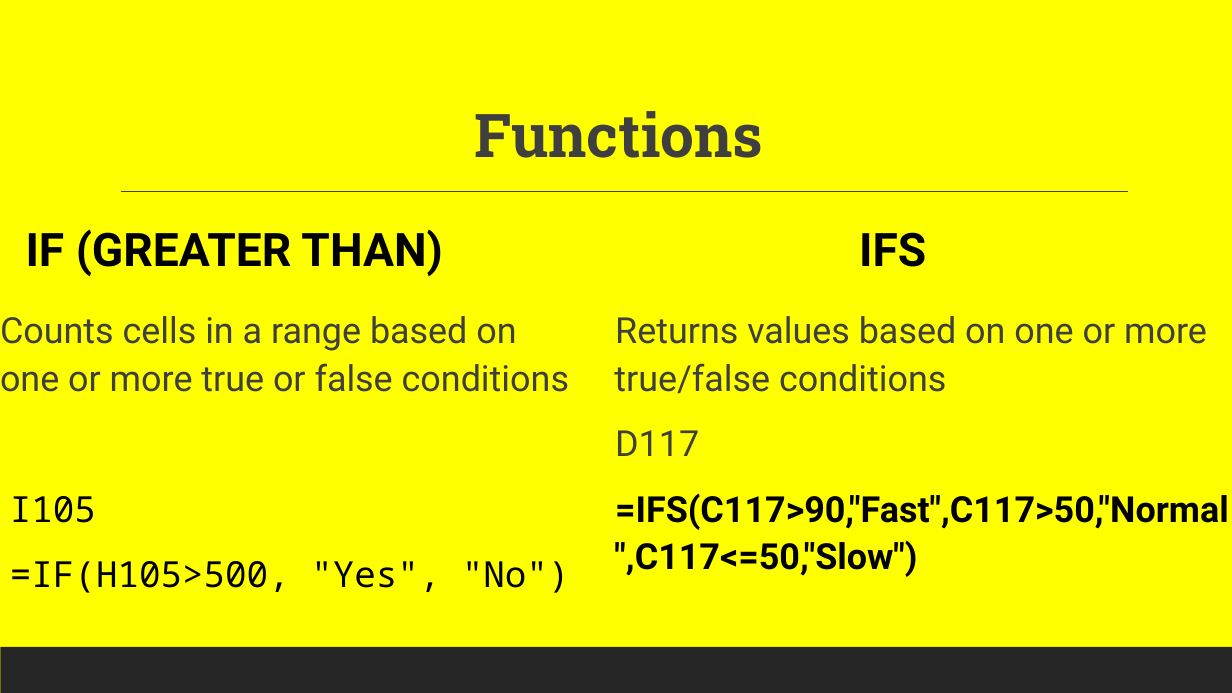
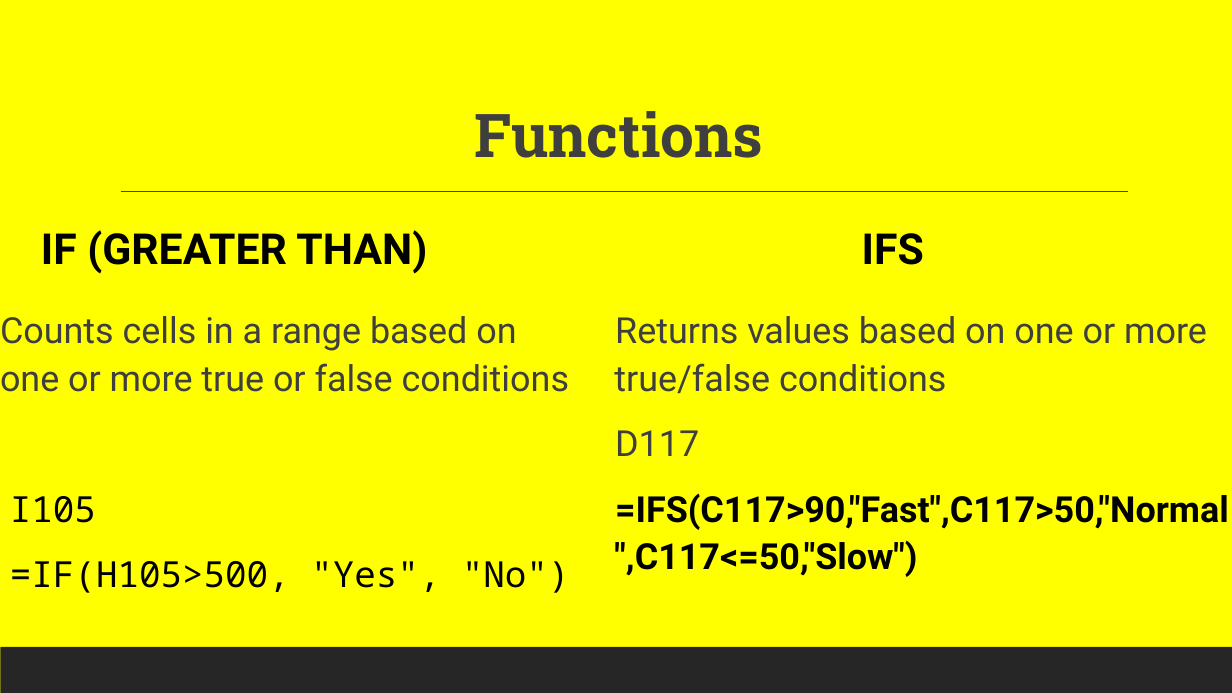
Before and after one commit to torres11991/dap-curriculum, a slide deck: slide 13 of Section03/Excel.pptx (slide 31 before the commit). Drawn at 1232x693 pixels with LibreOffice and Linux fonts; fonts in the diff are those of the drawing. Boxes give left, top, right and bottom in pixels: in the first picture for what was removed or moved away, otherwise in the second. Text is boxed around its words. In the diff, an @@ line names an element or a change of style, - is before the commit and + after.

```diff
--- a/Section03/Excel.pptx
+++ b/Section03/Excel.pptx
@@ text "IF (GREATER THAN)" at box(41, 230, 427, 274): size 36 to 33.3 pt @@
@@ text "IFS" at box(862, 233, 924, 265): size 36 to 33.3 pt @@
```
Also in this commit, not shown: 9 other slides changed, 18 slides removed.
